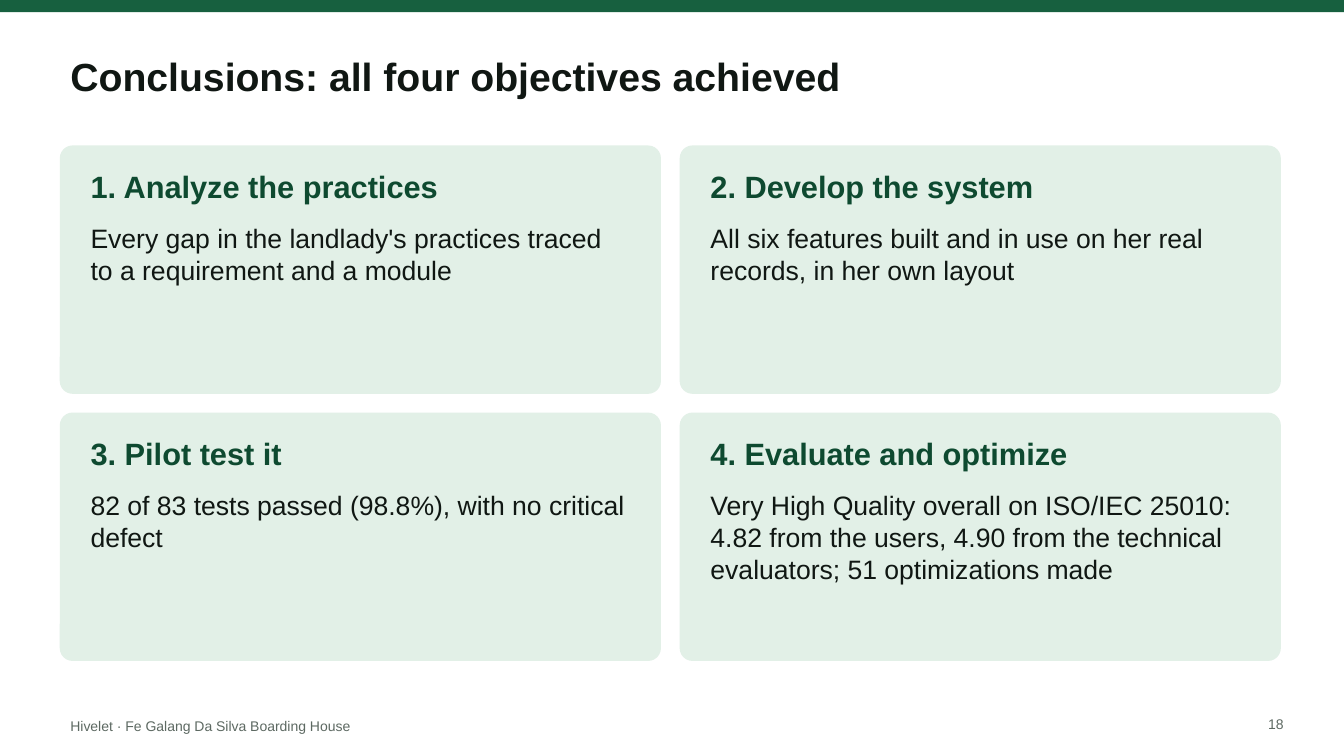
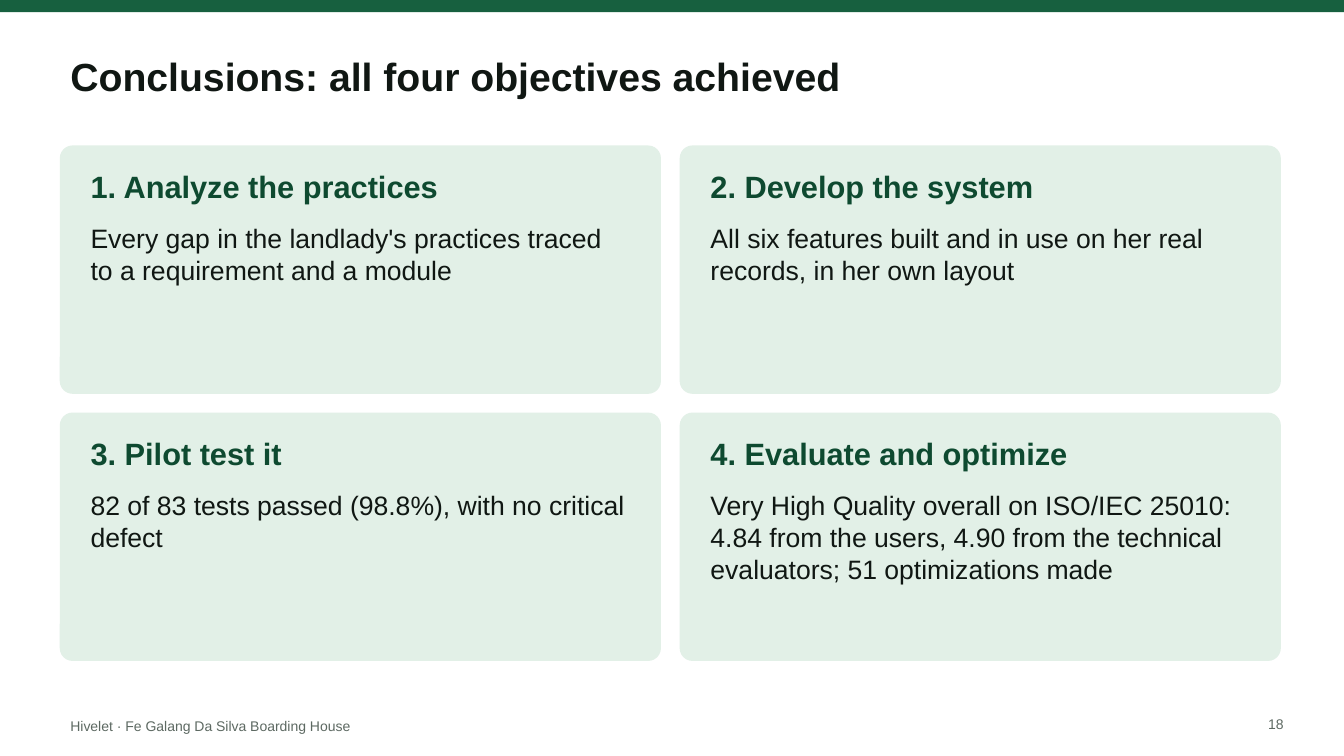
Before and after one commit to SeanJerve/hivelet, a slide deck: slide 18 of FINAL/HIVELET DEFENSE SLIDES.pptx. Drawn at 1344x756 pixels with LibreOffice and Linux fonts; fonts in the diff are those of the drawing. Boxes give left, top, right and bottom in pixels: in the first picture for what was removed or moved away, otherwise in the second. Text is boxed around its words. In the diff, an @@ line names an element or a change of style, - is before the commit and + after.

```diff
--- a/FINAL/HIVELET DEFENSE SLIDES.pptx
+++ b/FINAL/HIVELET DEFENSE SLIDES.pptx
@@ text at bbox=[710, 495, 1231, 584]: text changed @@
-Very High Quality overall on ISO/IEC 25010: 4.82 from the users, 4.90 from the technical evaluators; 51 optimizations made
+Very High Quality overall on ISO/IEC 25010: 4.84 from the users, 4.90 from the technical evaluators; 51 optimizations made
```
Also in this commit, not shown: 2 other slides changed, 37 other files.
